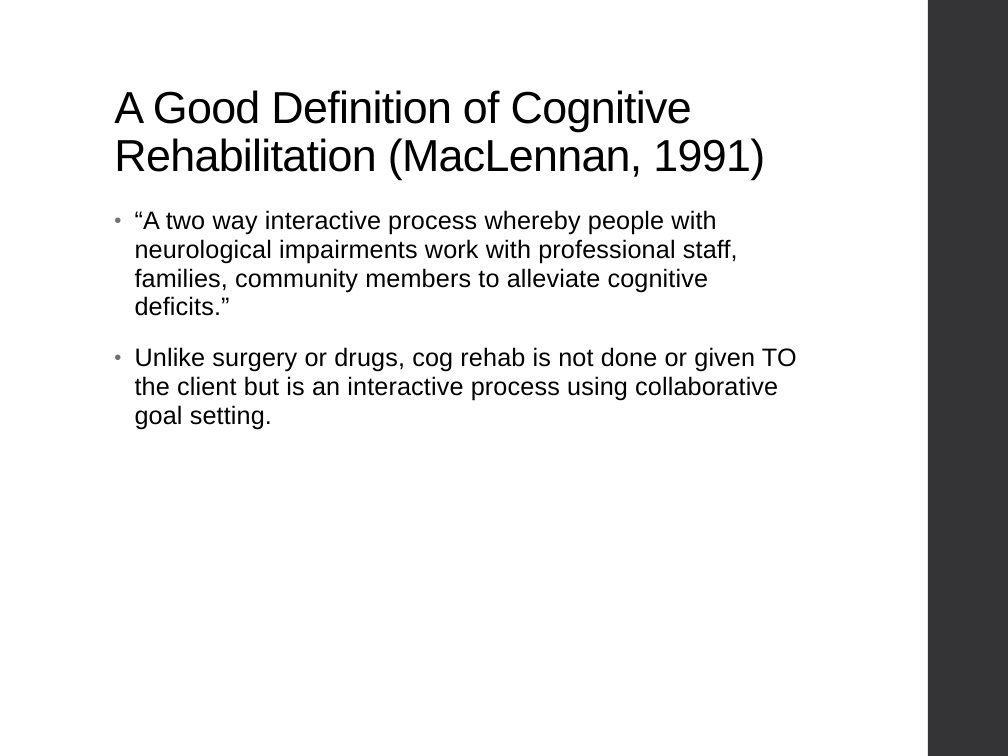
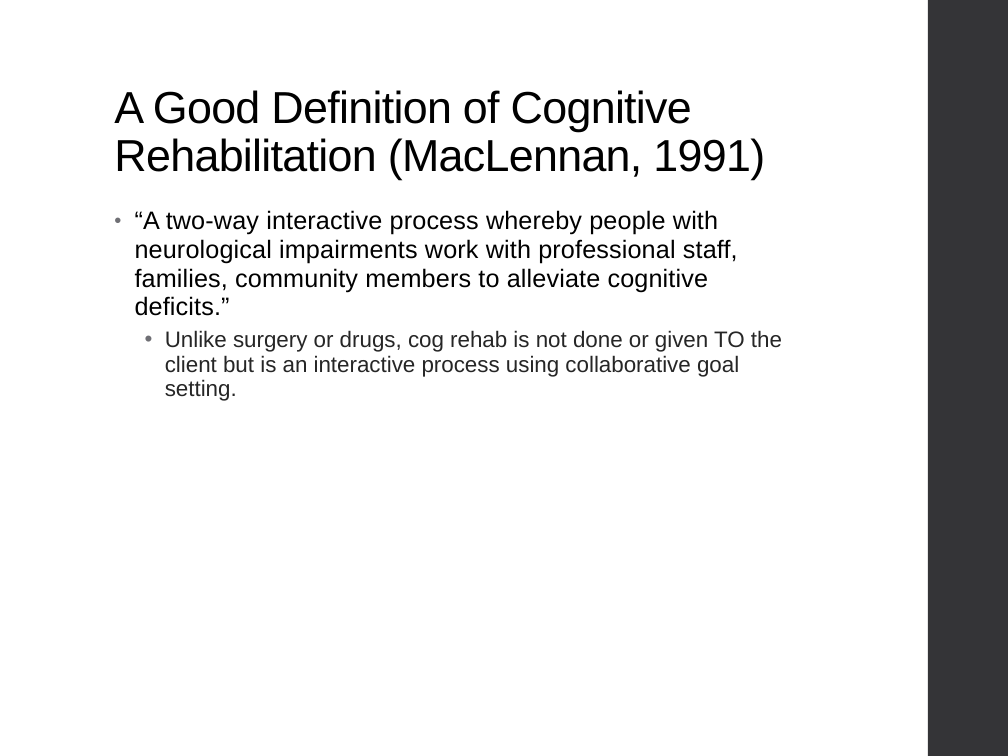
Before and after one commit to Jim-Wright90/cds_663_winter_2021, a slide deck: slide 6 of slides/Week1_21.pptx. Drawn at 1008x756 pixels with LibreOffice and Linux fonts; fonts in the diff are those of the drawing. Boxes give left, top, right and bottom in pixels: in the first picture for what was removed or moved away, otherwise in the second. Text is boxed around its words. In the diff, an @@ line names an element or a change of style, - is before the commit and + after.

```diff
--- a/slides/Week1_21.pptx
+++ b/slides/Week1_21.pptx
@@ text at (135, 210, 738, 316): text changed @@
-• “A two way interactive process whereby people with neurological impairments work with professional staff, families, community members to alleviate cognitive deficits.”
+• “A two-way interactive process whereby people with neurological impairments work with professional staff, families, community members to alleviate cognitive deficits.”
@@ text at (165, 330, 782, 401): size 18 to 16 pt, text colour #000000 to #262626, letter spacing 0.1 to 0 pt in "Unlike surgery or drugs, cog rehab is ..."; list level 1 to 2 in "Unlike surgery or drugs, cog ..."; line spacing 0.95 to 0.9 @@
```
Also in this commit, not shown: 9 other slides changed, 1 slide removed, 4 other files.
